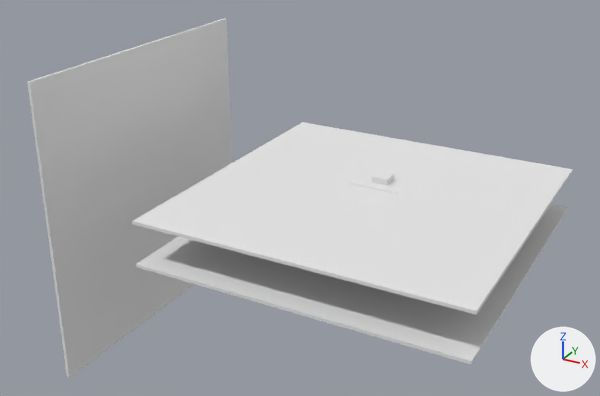
A saved change to the Blender file ressources/42_run_world.blend.
Before and after are seen from a camera (50 mm lens) standing at (93.7, -213.2, 112.6) and looking at (-23.4, -0.3, 6.1). Every picture has the same lights, and +X, +Y and +Z are marked at lower right.

The first picture shows 'CeilingBlock', 'FarBackground', 'FloorBlock', 'ObstacleWall_1'.
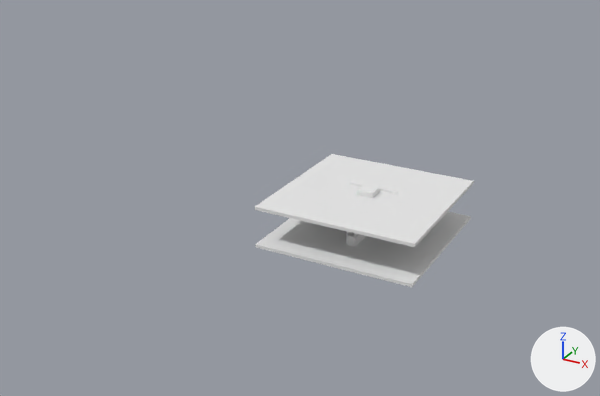
What the commit changed:
Object 'ObstacleWall_1' (ob_obstaclewall_1) moves from (0.0, 11.1, 5.8) to (0.0, 0.0, 5.4).
Object 'FloorBlock' (ob_floorblock) moves from (0.0, 0.0, -1.7) to (0.0, 0.0, -0.2).
Object 'FloorBlock' (ob_floorblock) is rescaled from (50.0, 50.0, 0.5) to (25.0, 25.0, 0.5).
Object 'CeilingBlock' (ob_ceilingblock) is rescaled from (50.0, 50.0, 1.0) to (25.0, 25.0, 1.0).
Object 'FarBackground' (ob_farbackground) moves from (-82.8, -0.6, -1.5) to (90.0, 0.0, 0.0).
Object 'FarBackground' (ob_farbackground) is rescaled from (0.5, 50.0, 50.0) to (0.5, 25.0, 25.0).
Object 'FarBackground' (ob_farbackground) is now hidden.

Boxes (x1, y1, x2, y2) around the edits, measured in the pictures (600 x 396 px):
'CeilingBlock', rescaled (50% narrower, 52% shorter): before (132, 122, 573, 315); after (255, 154, 474, 247)
'FarBackground', hidden: before (27, 18, 232, 378)
'FloorBlock', moved, rescaled (50% narrower, 53% shorter): before (136, 205, 567, 365); after (255, 212, 471, 287)
'ObstacleWall_1', moved: before (372, 171, 394, 185); after (357, 184, 380, 198)
